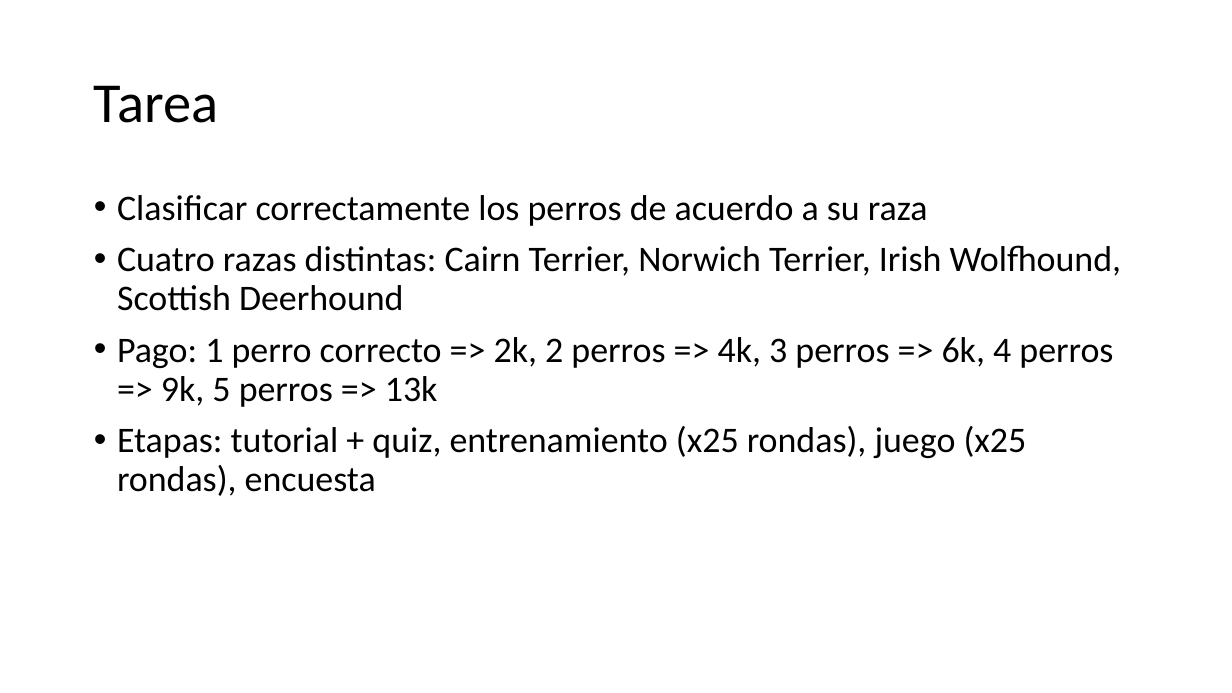
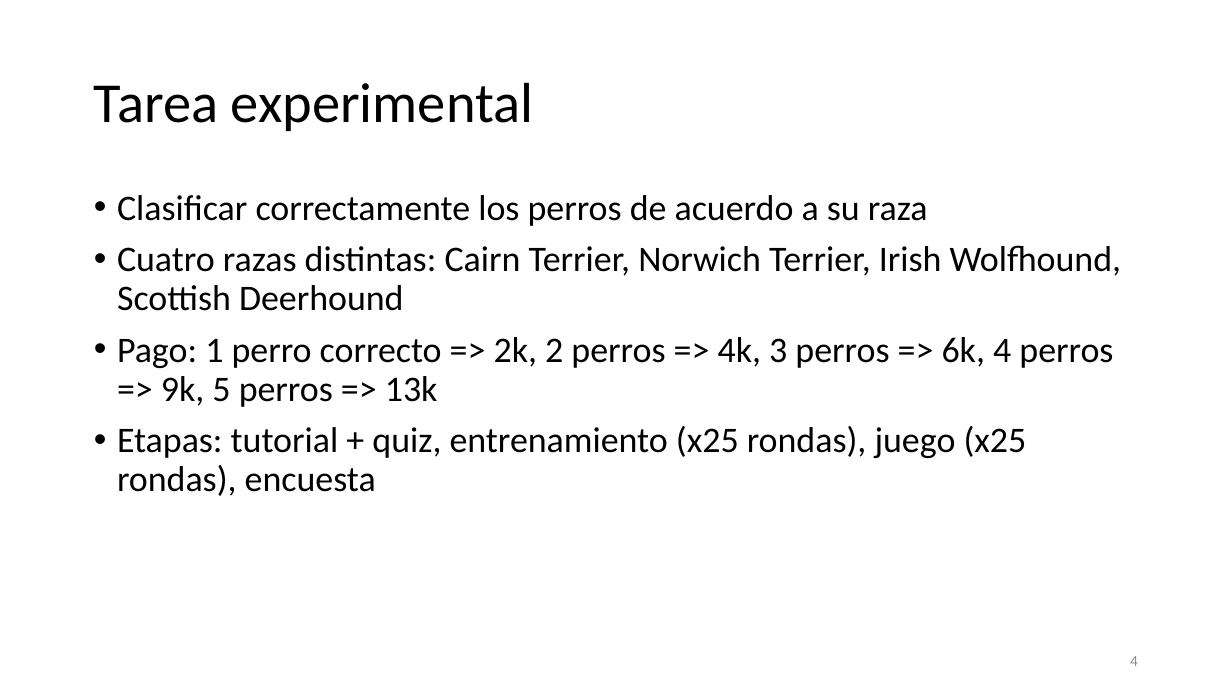
Before and after one commit to Slendercoder/DatosDLL, a slide deck: slide 4 of 12-16-18-23-27-sept-2019/Analysis/Colaboración, uso del lenguaje y comprensión.pptx. Drawn at 1232x693 pixels with LibreOffice and Linux fonts; fonts in the diff are those of the drawing. Boxes give left, top, right and bottom in pixels: in the first picture for what was removed or moved away, otherwise in the second. Text is boxed around its words. In the diff, an @@ line names an element or a change of style, - is before the commit and + after.

```diff
--- a/12-16-18-23-27-sept-2019/Analysis/Colaboración, uso del lenguaje y comprensión.pptx
+++ b/12-16-18-23-27-sept-2019/Analysis/Colaboración, uso del lenguaje y comprensión.pptx
@@ title at [94, 82, 534, 131]: text changed @@
-Tarea
+Tarea experimental
@@ page number added at [1130, 656, 1138, 666], 12 pt, text #8C8C8C @@
+4
```
Also in this commit, not shown: 18 other slides changed, 15 slides added, 1 slide removed, 12 other files.
